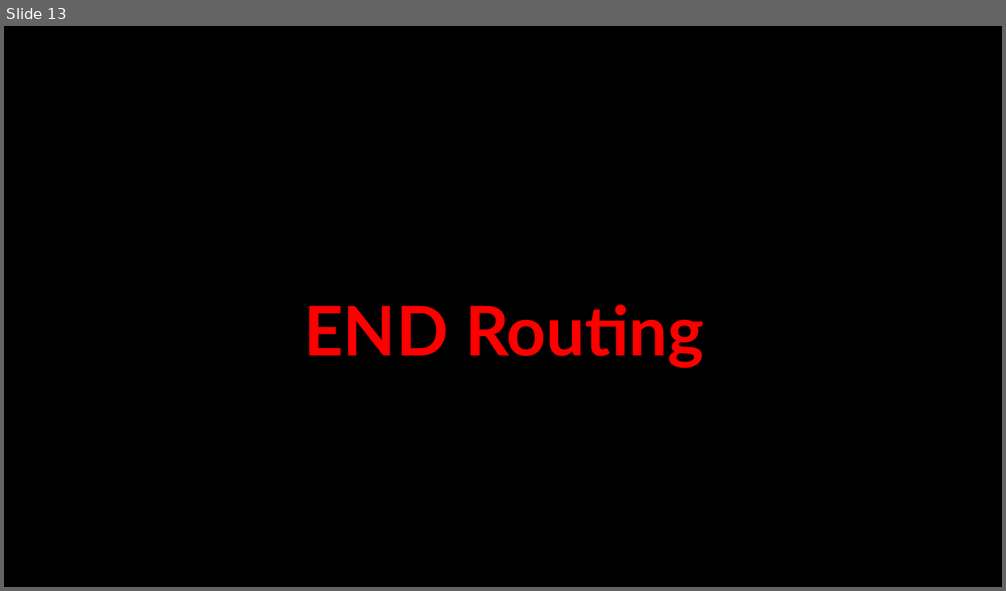
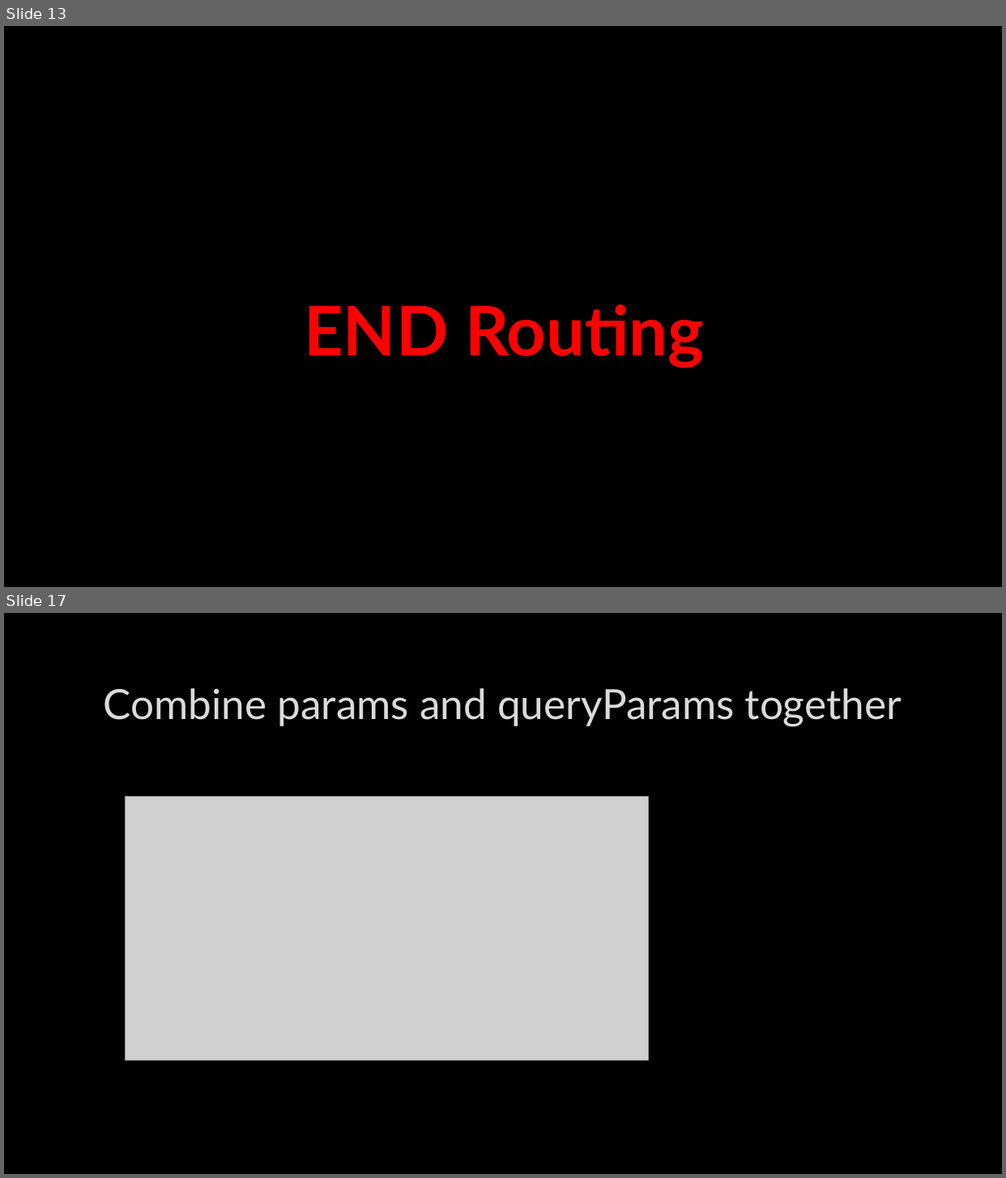
Before and after one commit to AhmedMohamedSamir1/Summary, a slide deck: Angular & type script/Angular.pptx. Shown one above the other, each under a label of ours: slide 13 before the commit, slides 13 and 17 after it; the slides between them are not shown. The pictures are 1006x591 and 1006x1178 pixels, drawn with LibreOffice and Linux fonts; fonts in the diff are those of the drawing; grey boxes stand for pictures; background and template pictures are left out. Boxes give left, top, right and bottom in pixels: in the first picture for what was removed or moved away, otherwise in the second. Text is boxed around its words. In the diff, an @@ line names an element or a change of style, - is before the commit and + after.

```diff
--- a/Angular & type script/Angular.pptx
+++ b/Angular & type script/Angular.pptx
@@ slide 17 added at <box>4,613,1002,1174</box>, background picture (left out) @@
@@ title added at <box>104,688,901,726</box>, 40 pt, text #DADADA @@
+Combine params and queryParams together
@@ picture added at <box>126,796,649,1061</box> @@
```
Also in this commit, not shown: 13 other slides added, 4 other files.
